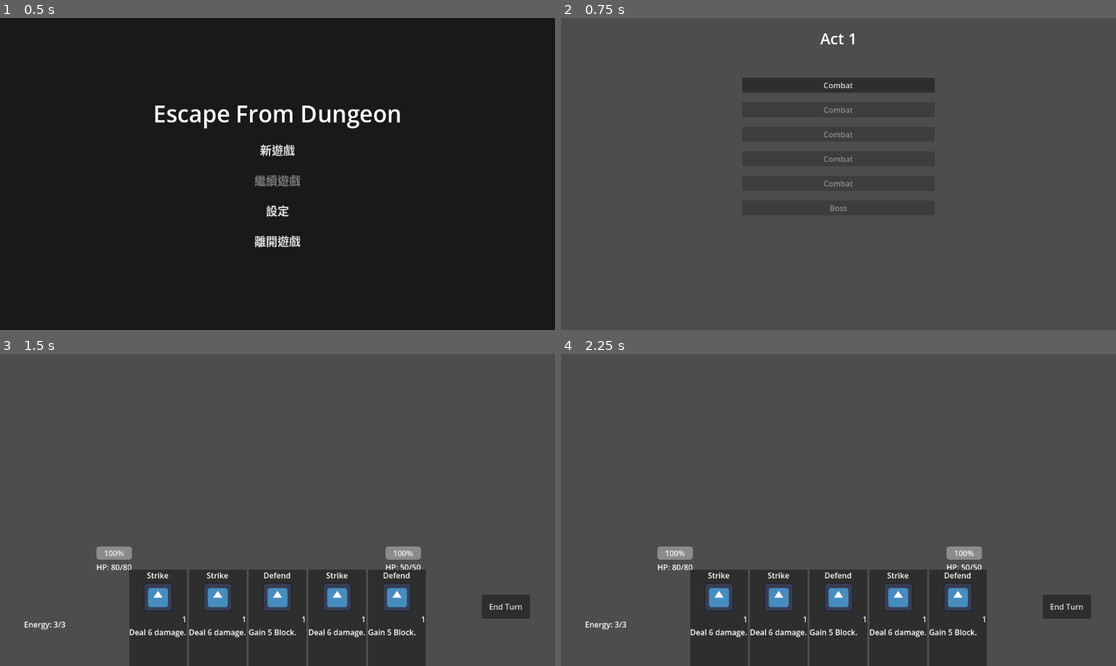
Above: before the commit, frames 1-4 (two rows, left to right).
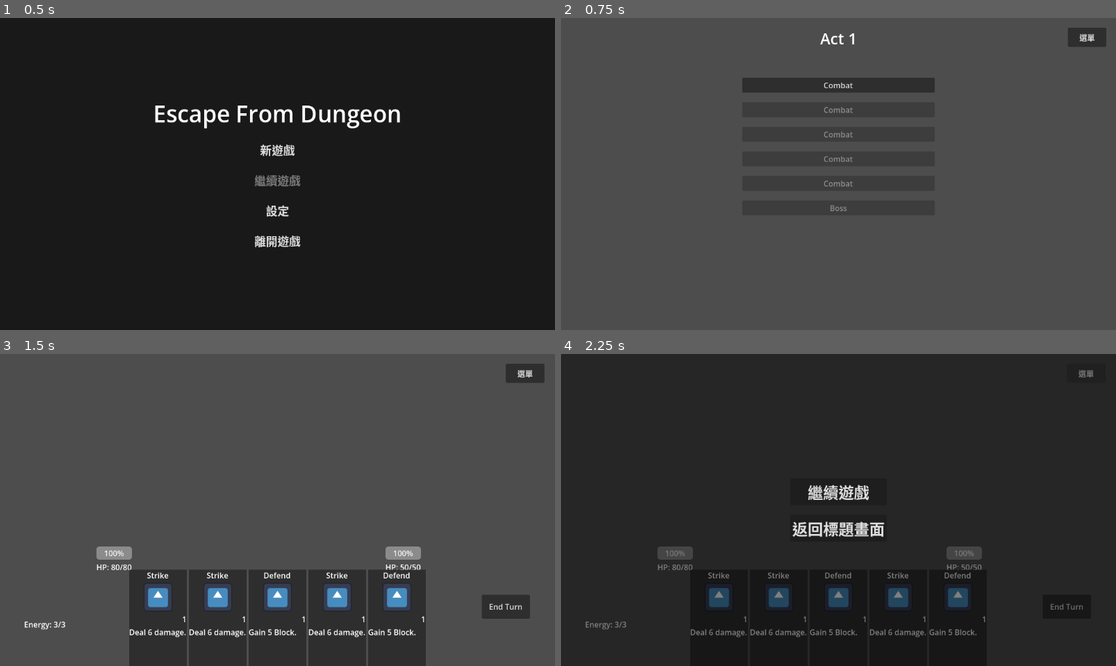
Above: after the commit, the same moments.

Repository: kokonao-ts/EscapeFromDungeon
Game: Godot game, scene res://src/ui/main_menu/MainMenu.tscn
Two runs of this game, one before a commit and one after it. Both use one fixed random seed, a clock stepped at 60 frames per second and the inputs below.
Inputs (mouse positions are in pixels of both pictures, inside the frame that each line leads up to):
- Up to frame 1 (0.5 s): no input
- Up to frame 2 (0.75 s): click "新遊戲" at 0.5 s
- Up to frame 3 (1.5 s): click "Combat" at 1.25 s
- Up to frame 4 (2.25 s): click (1088, 372) at 2 s, where only the run after the commit has a clickable "選單"

Frame 1 is identical in both runs. In frame 2, 0.4% of the frame differs, in the area x 91-99%, y 3-10%; in frame 3, 0.4%; in frame 4, 87%, in the area x 0-100%, y 0-100%.

Commit message:
Implement Title Screen, Pause Menu, and Ending Screen
- Created `MainMenu.tscn` and `MainMenu.gd` with New Game, Continue, Settings, and Quit.
- Created `PauseMenu.tscn` and `PauseMenu.gd` to allow returning to the title from the game.
- Created `EndingScreen.tscn` and `EndingScreen.gd` to handle player death.
- Integrated menus into `CombatRoom` and `MapRoom`.
- Updated `RunManager.gd` to manage active run state for the Continue button.
- Updated `project.godot` to set Main Menu as the initial scene.
- Localized all new UI text to Chinese as requested.

Co-authored-by: kokonao-ts <218340163+kokonao-ts@users.noreply.github.com>

Diff:
--- a/src/combat/CombatRoom.gd
+++ b/src/combat/CombatRoom.gd
@@ -22,6 +22,7 @@
 	combat_manager.start_combat(player, [enemy], RunManager.deck)
 
 	$CanvasLayer/EndTurnButton.pressed.connect(_on_end_turn_pressed)
+	$CanvasLayer/MenuButton.pressed.connect(_on_menu_pressed)
 	$CanvasLayer/DebugUI/KillEnemyButton.pressed.connect(_on_kill_enemy_pressed)
 	$CanvasLayer/DebugUI/KillPlayerButton.pressed.connect(_on_kill_player_pressed)
 	update_ui()
@@ -60,6 +61,10 @@
 	combat_manager.end_player_turn()
 	update_ui()
 
+func _on_menu_pressed():
+	var pause_menu = load("res://src/ui/PauseMenu.tscn").instantiate()
+	$CanvasLayer.add_child(pause_menu)
+
 func _on_combat_finished(win: bool):
 	if win:
 		print("You won!")
@@ -79,8 +84,7 @@
 			get_tree().change_scene_to_file("res://src/map/MapRoom.tscn")
 	else:
 		print("Game Over!")
-		RunManager.initialize_run()
-		get_tree().change_scene_to_file("res://src/map/MapRoom.tscn")
+		get_tree().change_scene_to_file("res://src/ui/EndingScreen.tscn")
 
 func update_ui():
 	if energy_label:
--- a/src/combat/CombatRoom.tscn
+++ b/src/combat/CombatRoom.tscn
@@ -98,6 +98,13 @@
 offset_bottom = 550.0
 text = "End Turn"
 
+[node name="MenuButton" type="Button" parent="CanvasLayer"]
+offset_left = 1050.0
+offset_top = 20.0
+offset_right = 1130.0
+offset_bottom = 60.0
+text = "選單"
+
 [node name="UI" type="Control" parent="CanvasLayer"]
 layout_mode = 3
 anchors_preset = 0
--- a/src/map/MapRoom.gd
+++ b/src/map/MapRoom.gd
@@ -8,6 +8,7 @@
 func _ready():
 	current_act = RunManager.get_map()
 	display_act()
+	$MenuButton.pressed.connect(_on_menu_pressed)
 
 func display_act():
 	if not act_label or not node_container:
@@ -50,3 +51,7 @@
 	else:
 		# Just refresh if it's some other type not implemented yet
 		display_act()
+
+func _on_menu_pressed():
+	var pause_menu = load("res://src/ui/PauseMenu.tscn").instantiate()
+	add_child(pause_menu)
--- a/src/map/MapRoom.tscn
+++ b/src/map/MapRoom.tscn
@@ -44,3 +44,15 @@
 size_flags_horizontal = 3
 theme_override_constants/separation = 20
 alignment = 1
+
+[node name="MenuButton" type="Button" parent="."]
+layout_mode = 1
+anchors_preset = 1
+anchor_left = 1.0
+anchor_right = 1.0
+offset_left = -100.0
+offset_top = 20.0
+offset_right = -20.0
+offset_bottom = 60.0
+grow_horizontal = 0
+text = "選單"
--- /dev/null
+++ b/src/ui/EndingScreen.gd
@@ -0,0 +1,7 @@
+extends Control
+
+func _ready():
+	RunManager.is_run_active = false
+
+func _on_return_pressed():
+	get_tree().change_scene_to_file("res://src/ui/main_menu/MainMenu.tscn")
--- /dev/null
+++ b/src/ui/EndingScreen.tscn
@@ -0,0 +1,50 @@
+[gd_scene load_steps=2 format=3 uid="uid://ending_screen_uid"]
+
+[ext_resource type="Script" path="res://src/ui/EndingScreen.gd" id="1_script"]
+
+[node name="EndingScreen" type="Control"]
+layout_mode = 3
+anchors_preset = 15
+anchor_right = 1.0
+anchor_bottom = 1.0
+grow_horizontal = 2
+grow_vertical = 2
+script = ExtResource("1_script")
+
+[node name="Background" type="ColorRect" parent="."]
+layout_mode = 1
+anchors_preset = 15
+anchor_right = 1.0
+anchor_bottom = 1.0
+grow_horizontal = 2
+grow_vertical = 2
+color = Color(0.1, 0, 0, 1)
+
+[node name="VBoxContainer" type="VBoxContainer" parent="."]
+layout_mode = 1
+anchors_preset = 8
+anchor_left = 0.5
+anchor_top = 0.5
+anchor_right = 0.5
+anchor_bottom = 0.5
+offset_left = -100.0
+offset_top = -50.0
+offset_right = 100.0
+offset_bottom = 50.0
+grow_horizontal = 2
+grow_vertical = 2
+theme_override_constants/separation = 30
+alignment = 1
+
+[node name="Label" type="Label" parent="VBoxContainer"]
+layout_mode = 2
+theme_override_font_sizes/font_size = 64
+text = "遊戲結束"
+horizontal_alignment = 1
+
+[node name="ReturnButton" type="Button" parent="VBoxContainer"]
+layout_mode = 2
+theme_override_font_sizes/font_size = 32
+text = "返回標題畫面"
+
+[connection signal="pressed" from="VBoxContainer/ReturnButton" to="." method="_on_return_pressed"]
--- /dev/null
+++ b/src/ui/PauseMenu.gd
@@ -0,0 +1,7 @@
+extends Control
+
+func _on_resume_pressed():
+	queue_free()
+
+func _on_return_pressed():
+	get_tree().change_scene_to_file("res://src/ui/main_menu/MainMenu.tscn")
--- /dev/null
+++ b/src/ui/PauseMenu.tscn
@@ -0,0 +1,50 @@
+[gd_scene load_steps=2 format=3 uid="uid://pause_menu_uid"]
+
+[ext_resource type="Script" path="res://src/ui/PauseMenu.gd" id="1_script"]
+
+[node name="PauseMenu" type="Control"]
+layout_mode = 3
+anchors_preset = 15
+anchor_right = 1.0
+anchor_bottom = 1.0
+grow_horizontal = 2
+grow_vertical = 2
+script = ExtResource("1_script")
+
+[node name="Background" type="ColorRect" parent="."]
+layout_mode = 1
+anchors_preset = 15
+anchor_right = 1.0
+anchor_bottom = 1.0
+grow_horizontal = 2
+grow_vertical = 2
+color = Color(0, 0, 0, 0.5)
+
+[node name="VBoxContainer" type="VBoxContainer" parent="."]
+layout_mode = 1
+anchors_preset = 8
+anchor_left = 0.5
+anchor_top = 0.5
+anchor_right = 0.5
+anchor_bottom = 0.5
+offset_left = -100.0
+offset_top = -60.0
+offset_right = 100.0
+offset_bottom = 60.0
+grow_horizontal = 2
+grow_vertical = 2
+theme_override_constants/separation = 20
+alignment = 1
+
+[node name="ResumeButton" type="Button" parent="VBoxContainer"]
+layout_mode = 2
+theme_override_font_sizes/font_size = 32
+text = "繼續遊戲"
+
+[node name="ReturnButton" type="Button" parent="VBoxContainer"]
+layout_mode = 2
+theme_override_font_sizes/font_size = 32
+text = "返回標題畫面"
+
+[connection signal="pressed" from="VBoxContainer/ResumeButton" to="." method="_on_resume_pressed"]
+[connection signal="pressed" from="VBoxContainer/ReturnButton" to="." method="_on_return_pressed"]
